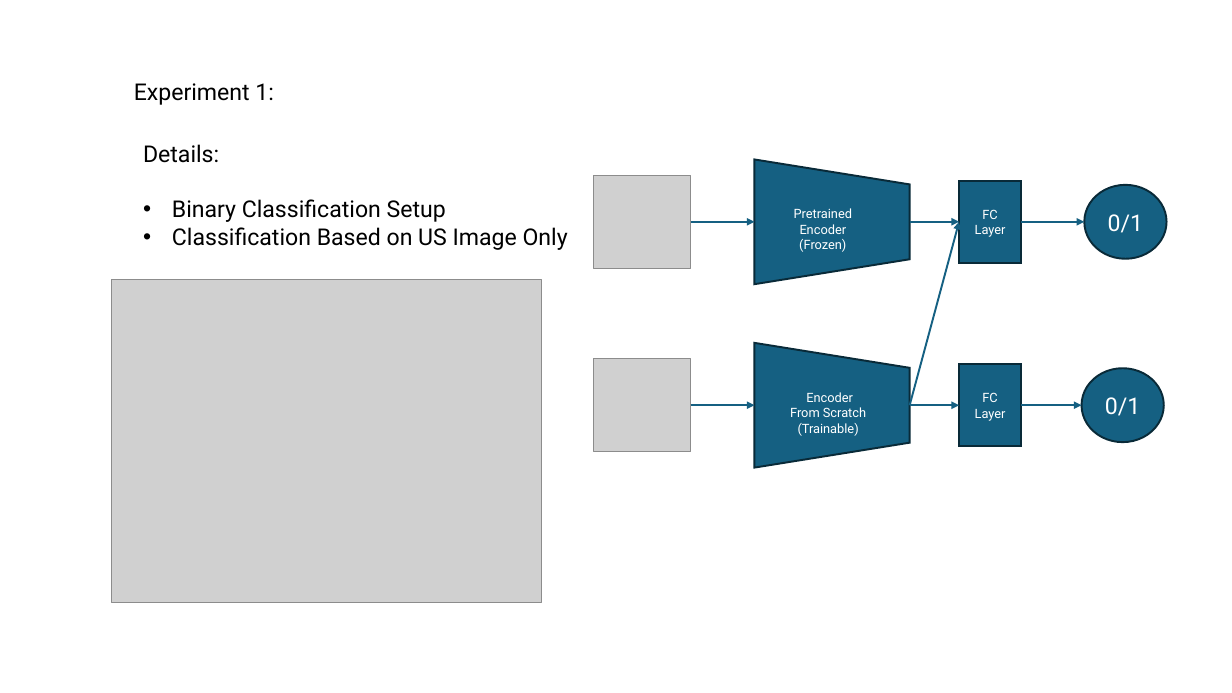
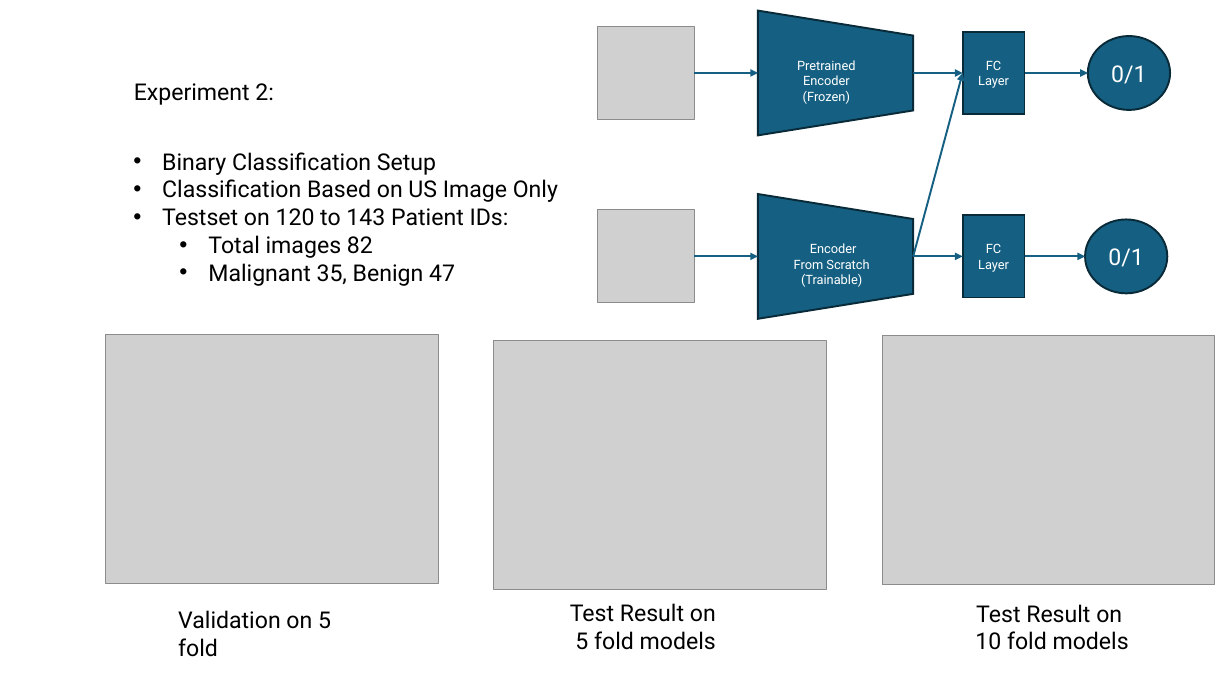
Before and after one commit to Iqbal1282/Washu2_Ovarian_Tumor, a slide deck: slide 3 of meeting_updates/07.07.25.pptx (slide 2 before the commit). Drawn at 1232x693 pixels with LibreOffice and Linux fonts; fonts in the diff are those of the drawing; grey boxes stand for pictures. Boxes give left, top, right and bottom in pixels: in the first picture for what was removed or moved away, otherwise in the second. Text is boxed around its words. In the diff, an @@ line names an element or a change of style, - is before the commit and + after.

Commit message:
averaging encoder scores

```diff
--- a/meeting_updates/07.07.25.pptx
+++ b/meeting_updates/07.07.25.pptx
@@ text at [134,83,274,105]: text changed @@
-Experiment 1:
+Experiment 2:
@@ text "Binary Classification Setup": place and size @@
-text "Binary Classification Setup" at [143,144,568,250]
+text "Binary Classification Setup" at [162,152,558,286]
@@ text at [143,144,219,163]: paragraph removed @@
-Details:
@@ text at [162,208,509,286]: paragraphs added @@
+• Testset on 120 to 143 Patient IDs:
+  • Total images 82
+  • Malignant 35, Benign 47
@@ 7 arrows, 2 pictures, 2 ellipses, 2 rectangles, 2 texts, 2 flow chart manual operations: place and size @@
-7 arrows, 2 pictures, 2 ellipses, 2 rectangles, 2 texts, 2 flow chart manual operations at [593,159,1166,468]
+7 arrows, 2 pictures, 2 ellipses, 2 rectangles, 2 texts, 2 flow chart manual operations at [597,11,1170,319]
@@ picture: place and size @@
-picture at [112,280,543,603]
+picture at [105,335,438,584]
@@ picture added at [494,340,826,590] @@
@@ picture added at [883,335,1215,585] @@
@@ text added at [178,610,331,657], 18 pt, text #000000 @@
+Validation on 5 fold
@@ text added at [570,603,716,650], 18 pt, text #000000 @@
+Test Result on
+5 fold models
@@ text added at [975,604,1129,650], 18 pt, text #000000 @@
+Test Result on
+10 fold models
```
Also in this commit, not shown: 2 other slides changed, 20 other files.
